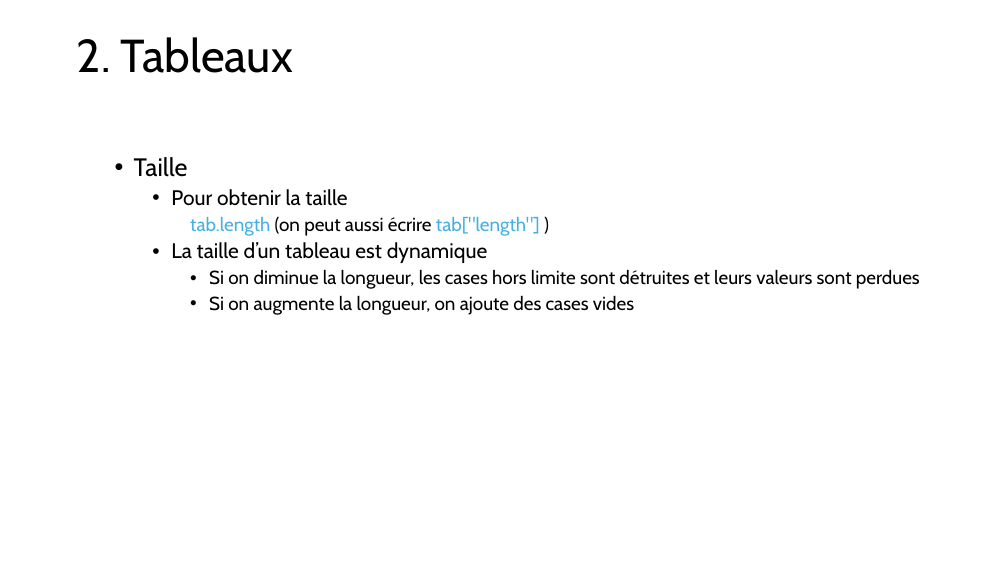
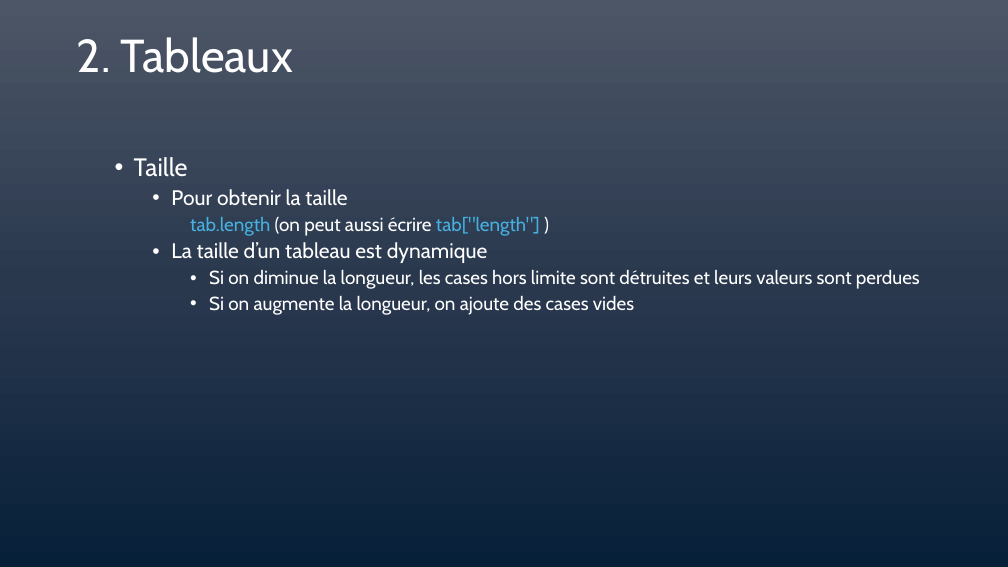
Before and after one commit to LJKhnor/chapitre-6, a slide deck: slide 17 of Chapitre 6.pptx. Drawn at 1008x567 pixels with LibreOffice and Linux fonts; fonts in the diff are those of the drawing. Boxes give left, top, right and bottom in pixels: in the first picture for what was removed or moved away, otherwise in the second. Text is boxed around its words. In the diff, an @@ line names an element or a change of style, - is before the commit and + after.

```diff
--- a/Chapitre 6.pptx
+++ b/Chapitre 6.pptx
@@ background #FFFFFF to gradient #4D5667 to #2B394F to #072139 @@
@@ title "2. Tableaux" at [77,37,293,73]: text colour #000000 to #FFFFFF @@
@@ text "Taille" at [134,157,920,315]: text colour #000000 to #FFFFFF in "Taille", "Pour obtenir la taille", "(on peut aussi écrire )", "La taille d’un tableau est dynamique" and 2 more places @@
```
Also in this commit, not shown: 35 other slides changed, 5 slides added, 5 slides removed.
